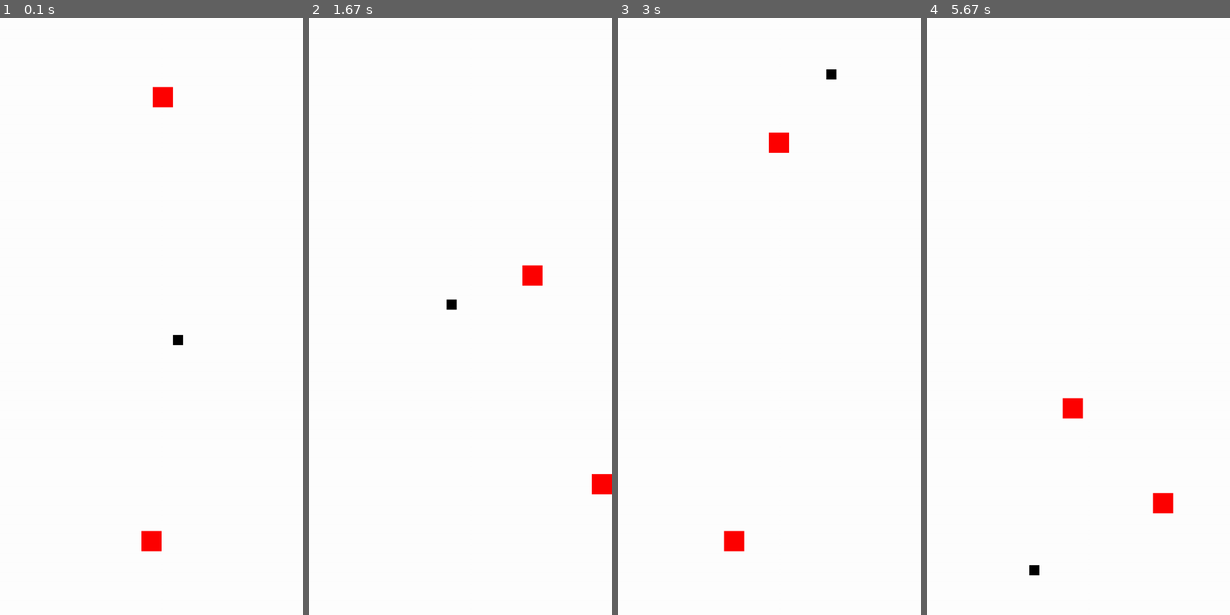
Above: before the commit, frames 1-4 (left to right).
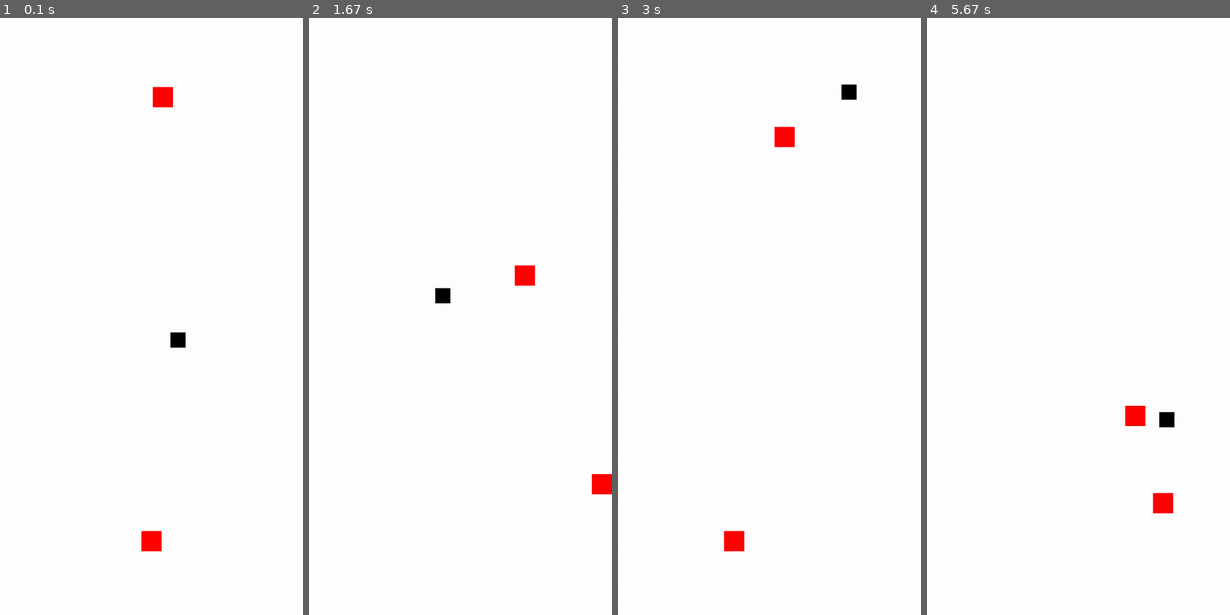
Above: after the commit, the same moments.

Repository: nintanuki/pygame-air-hockey
Game: pygame game, started from main.py
Same seed, same stepped clock (60 frames per second), same inputs: the game is played once before the commit and once after it.
Inputs:
- Up to frame 1 (0.1 s): no input
- Up to frame 2 (1.67 s): hold Right 0.33-0.8 s; hold Up 0.83-1.13 s; hold Right 1.17-1.63 s
- Up to frame 3 (3 s): hold Left 1.67-2.2 s; hold Down 2.23-2.53 s; hold Left 2.57-2.97 s
- Up to frame 4 (5.67 s): hold Up 3-3.37 s; hold Right 3.4-4.03 s; hold Down 4.07-4.43 s; hold Left 4.47-4.93 s; hold Right 4.97-5.43 s; hold Up from 5.47 s (still down)

The runs differ from the first frame. In frame 1, less than 0.1% of the frame differs, in the area x 56-62%, y 52-56%; in frame 2, 0.4%; in frame 3, 0.4%; in frame 4, 0.7%, in the area x 33-82%, y 63-94%.

Commit message:
Update puck size

Diff:
--- a/settings.py
+++ b/settings.py
@@ -20,7 +20,7 @@
 OPPONENT_HEIGHT = OPPONENT_SIZE
 
 # Puck dimensions
-PUCK_SIZE = 2 * BLOCK_SIZE
+PUCK_SIZE = 3 * BLOCK_SIZE
 PUCK_WIDTH = PUCK_SIZE
 PUCK_HEIGHT = PUCK_SIZE
 
Not shown, changed: TODO.md
